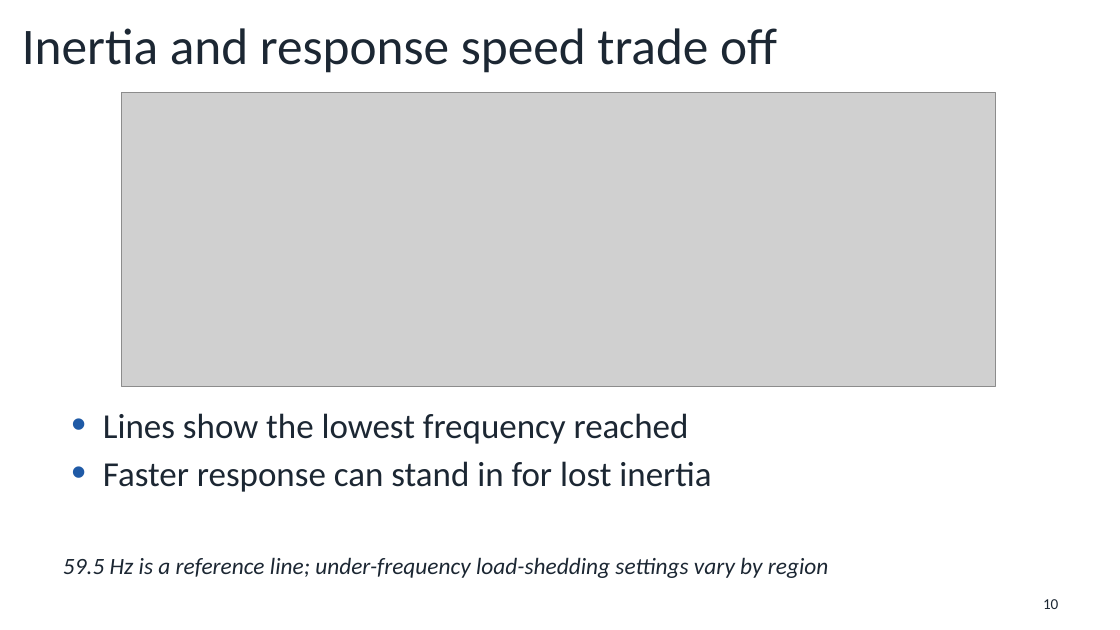
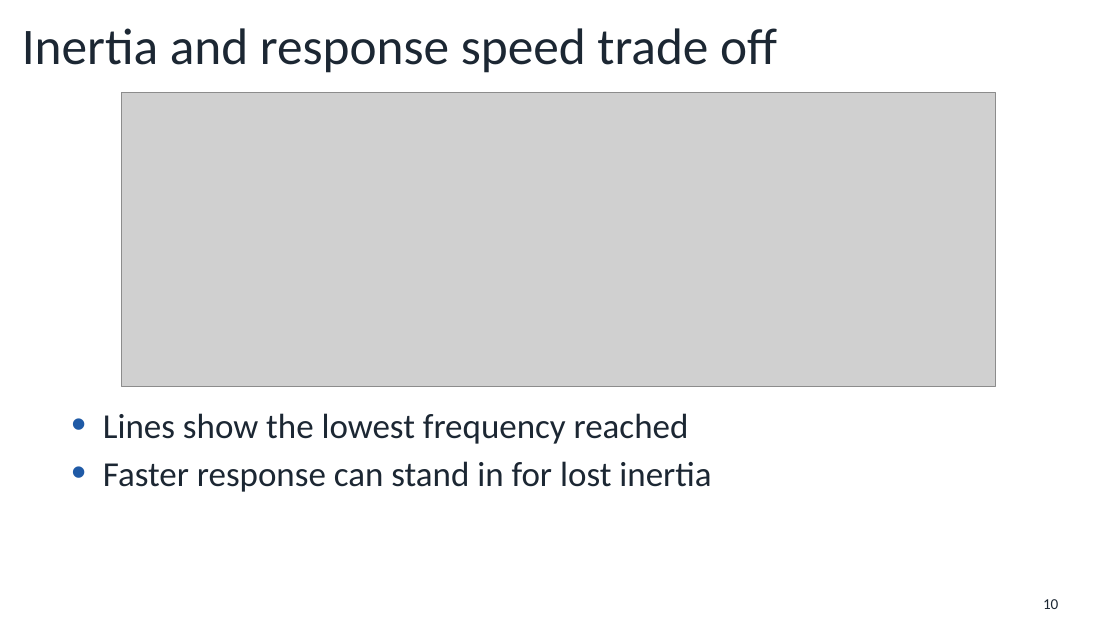
Before and after one commit to willowhughes/powerpoint, a slide deck: slide 10 of examples/grid_frequency.pptx. Drawn at 1120x630 pixels with LibreOffice and Linux fonts; fonts in the diff are those of the drawing; grey boxes stand for pictures. Boxes give left, top, right and bottom in pixels: in the first picture for what was removed or moved away, otherwise in the second. Text is boxed around its words. In the diff, an @@ line names an element or a change of style, - is before the commit and + after.

```diff
--- a/examples/grid_frequency.pptx
+++ b/examples/grid_frequency.pptx
@@ text removed at [63,557,828,578] @@
-59.5 Hz is a reference line; under-frequency load-shedding settings vary by region
```
Also in this commit, not shown: 7 other slides changed, 3 other files.
